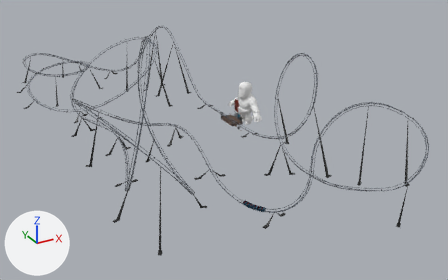
Before and after pictures for a commit that changed the FBX model Assets/ForRedact_Prefabs/PARK/DARK/BazaGowna.fbx.
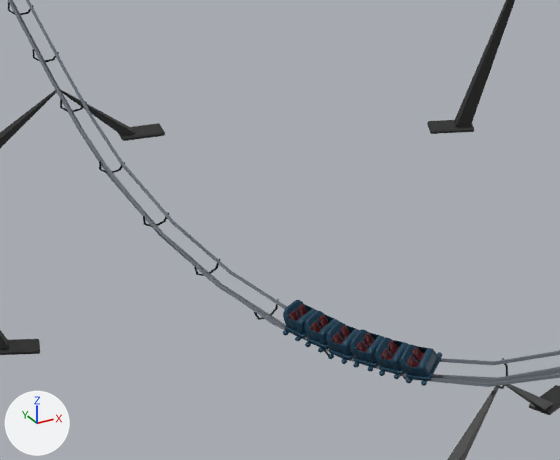
The first picture shows the older version from a 50 mm lens placed at (-163.0, -289.0, 134.0), pointed at (-17.0, -24.0, 1.0). The close-ups show the older and then the newer version on the part from 45% to 63% of the width and 56% to 80% of the height of that picture. Only the edits that show in the close-ups are written down. The axes (+X, +Y, +Z) are drawn at lower left. The lights are the same throughout. Where no turn or scale is listed for an object, it has been applied to the vertices.

In view in the first close-up: 'Circle.023', 'bumper_car_export_1.001', 'bumper_car_export_1.002', 'bumper_car_export_1.003', 'bumper_car_export_1.004', 'bumper_car_export_1.005', 'bumper_car_export_1.006', 'support_tall.010'.
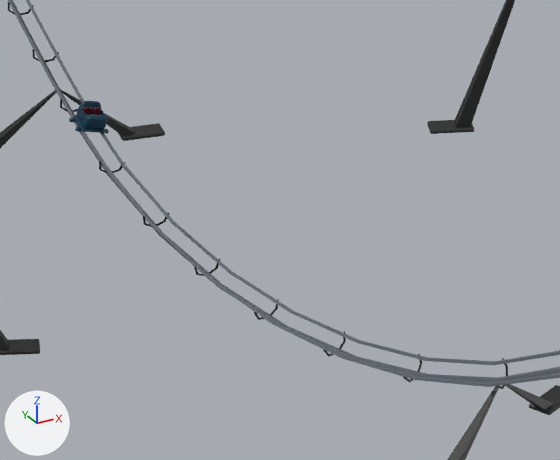
Location of each change, (x1, y1, x2, y2) in pixels of the close-ups (560 x 460 px):
'bumper_car_export_1.004', moved, turned: before (326, 322, 360, 364); after (69, 101, 109, 134)
'bumper_car_export_1.001', deleted (blue): before (400, 344, 442, 386)
'bumper_car_export_1.002', deleted (blue): before (375, 337, 409, 379)
'bumper_car_export_1.003', deleted (blue): before (350, 329, 384, 372)
'bumper_car_export_1.005', deleted (blue): before (304, 311, 339, 353)
'bumper_car_export_1.006', deleted (blue): before (283, 300, 317, 341)

The change, as a diff of the scene's bpy script:
```diff
--- a/Assets/ForRedact_Prefabs/PARK/DARK/BazaGowna.fbx.py
+++ b/Assets/ForRedact_Prefabs/PARK/DARK/BazaGowna.fbx.py
@@ me_cube_001 @@
+me_cube_001.from_pydata(...)  # a box spanning x -1.0..1.0, y -1.0..1.0, z -1.0..1.0
@@ ob_bumper_car_export_1_005 @@
-ob_bumper_car_export_1_005 = bpy.data.objects.new('bumper_car_export_1.005', me_bumper_car_export_1_006)
-ob_bumper_car_export_1_005.location = (-41.55, -91.79, 2.07)
@@ ob_bumper_car_export_1_002 @@
-ob_bumper_car_export_1_002 = bpy.data.objects.new('bumper_car_export_1.002', me_bumper_car_export_1_003)
-ob_bumper_car_export_1_002.location = (-39.88, -97.73, 2.9)
@@ ob_bumper_car_export_1_003 @@
-ob_bumper_car_export_1_003 = bpy.data.objects.new('bumper_car_export_1.003', me_bumper_car_export_1_004)
-ob_bumper_car_export_1_003.location = (-40.5, -95.78, 2.57)
@@ ob_bumper_car_export_1_006 @@
-ob_bumper_car_export_1_006 = bpy.data.objects.new('bumper_car_export_1.006', me_bumper_car_export_1_007)
-ob_bumper_car_export_1_006.location = (-41.97, -89.76, 1.91)
@@ ob_bumper_car_export_1_004 @@
 ob_bumper_car_export_1_004 = bpy.data.objects.new('bumper_car_export_1.004', me_bumper_car_export_1_005)
-ob_bumper_car_export_1_004.location = (-41.12, -93.82, 2.23)
-ob_bumper_car_export_1_004.rotation_euler = (-0.129, -0.361, 0.302)  # degrees (-7.4, -21, 17)
+ob_bumper_car_export_1_004.parent = ob_cube
+ob_bumper_car_export_1_004.location = (-42.84, -55.84, 3.157)
+ob_bumper_car_export_1_004.rotation_euler = (0.146, 0.265, -0.0888)  # degrees (8.4, 15, -5.1)
@@ ob_bumper_car_export_1_001 @@
-ob_bumper_car_export_1_001 = bpy.data.objects.new('bumper_car_export_1.001', me_bumper_car_export_1_001)
-ob_bumper_car_export_1_001.location = (-39.21, -99.65, 3.29)
@@ ob_cube @@
+ob_cube = bpy.data.objects.new('Cube', me_cube_001)
+ob_cube.location = (-0.03, -6.33, 0.77)
```
